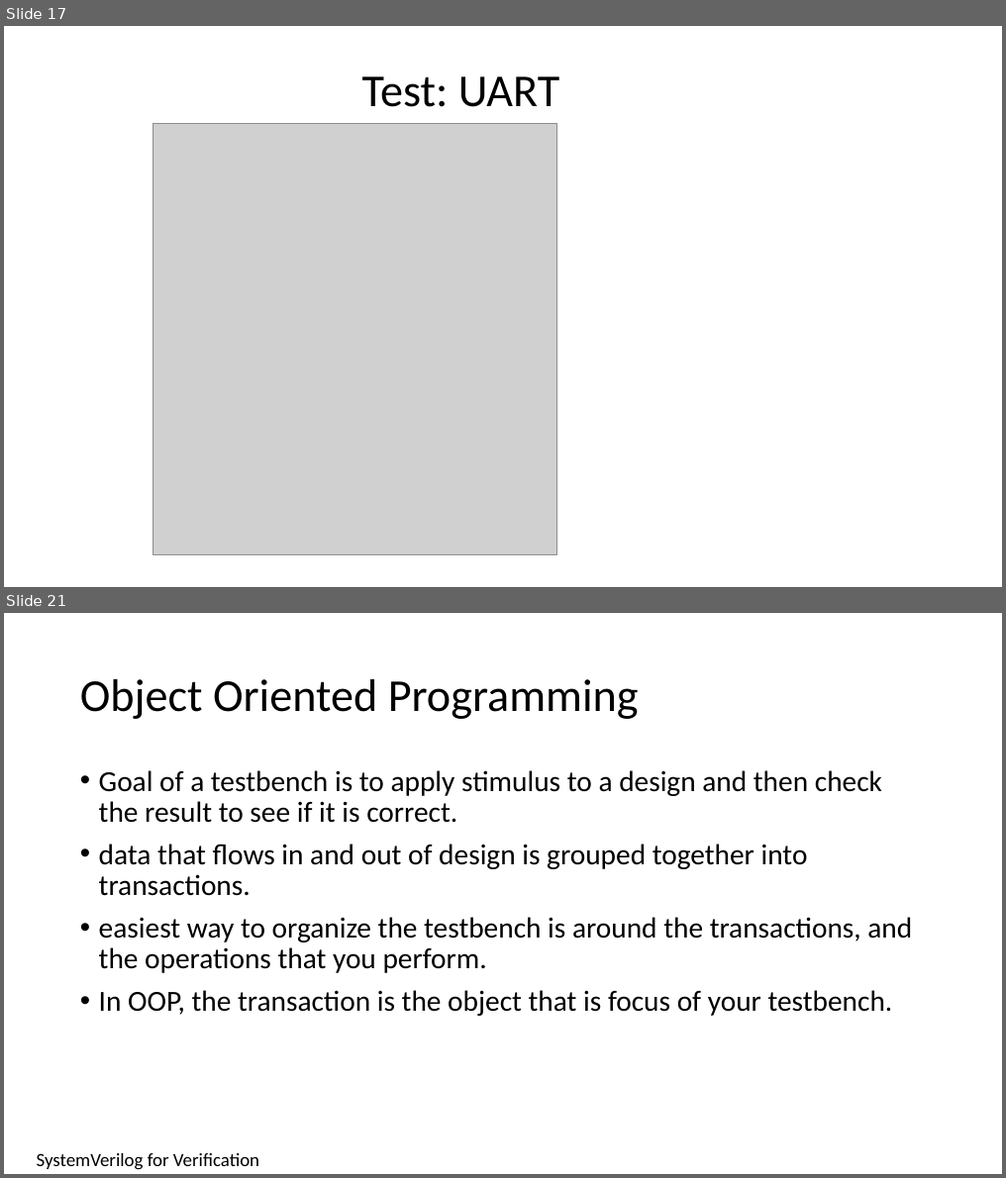
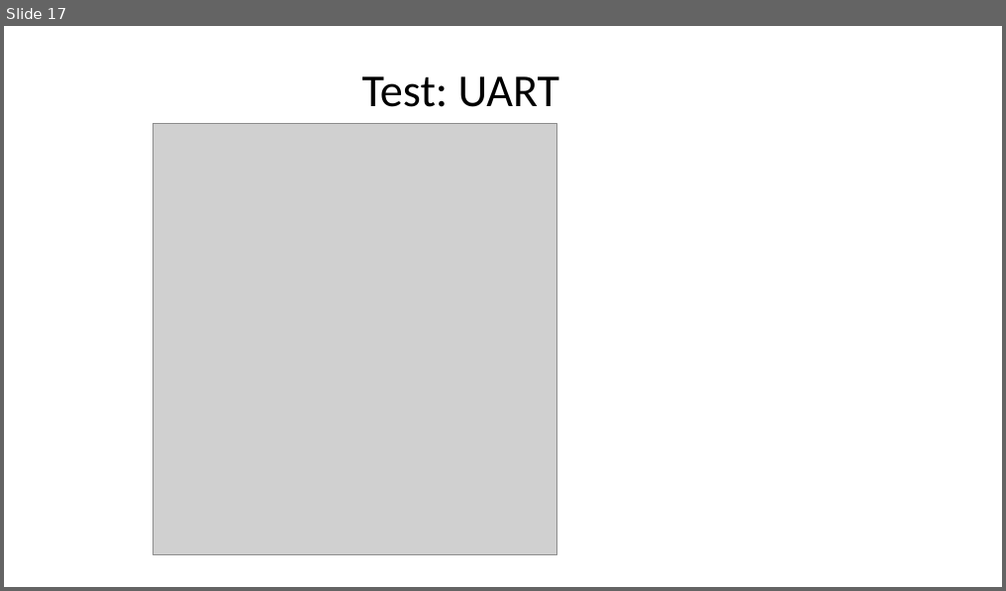
Before and after one commit to isomoye/EEGR471, a slide deck: sections/Segment_6.pptm. Shown one above the other, each under a label of ours: slides 17 and 21 before the commit, slide 17 after it; the slides between them are not shown. The pictures are 1006x1178 and 1006x591 pixels, drawn with LibreOffice and Linux fonts; fonts in the diff are those of the drawing; grey boxes stand for pictures. Boxes give left, top, right and bottom in pixels: in the first picture for what was removed or moved away, otherwise in the second. Text is boxed around its words. In the diff, an @@ line names an element or a change of style, - is before the commit and + after.

```diff
--- a/sections/Segment_6.pptm
+++ b/sections/Segment_6.pptm
@@ slide 21 removed at bbox=[4, 613, 1002, 1174], background #FFFFFF @@
@@ title removed at bbox=[80, 679, 639, 719] @@
-Object Oriented Programming
@@ text removed at bbox=[99, 770, 912, 1016] @@
-• Goal of a testbench is to apply stimulus to a design and then check the result to see if it is correct.
-• data that flows in and out of design is grouped together into transactions.
-• easiest way to organize the testbench is around the transactions, and the operations that you perform.
-• In OOP, the transaction is the object that is focus of your testbench.
@@ text removed at bbox=[37, 1154, 259, 1170] @@
-SystemVerilog for Verification
```
Also in this commit, not shown: 2 slides changed, 49 other slides removed, 3 other files.
